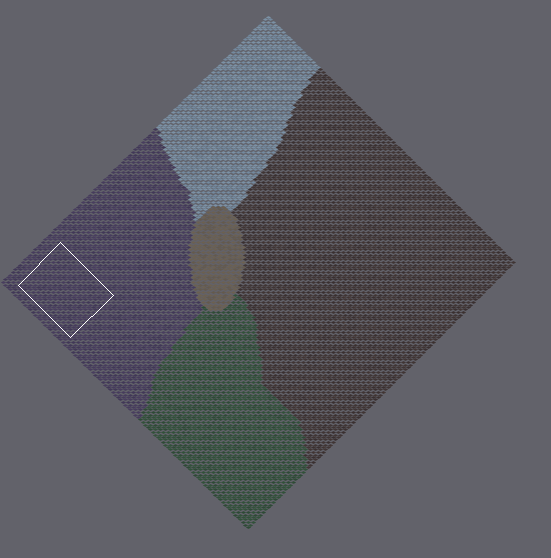
Two states of a Tiled map, assets/maps/arena.tmx. The first picture is a wide view before the edit; the outline marks the close-up.
Close-up. The starting point:
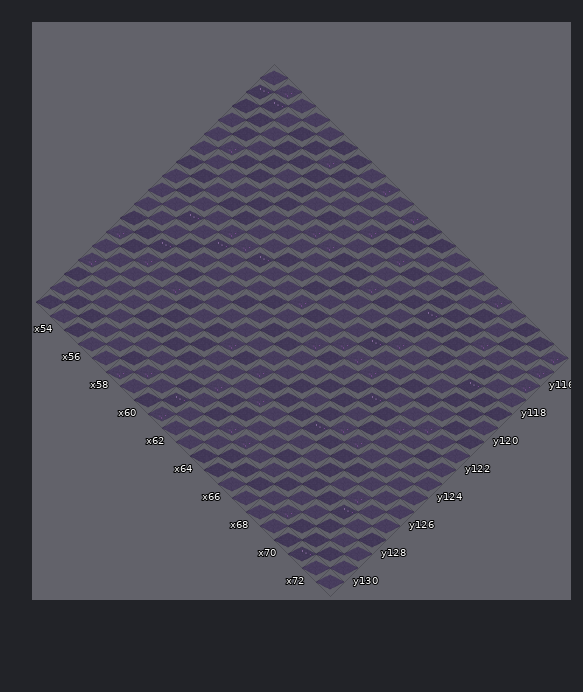
Cells are 64x64 px. Isometric: x runs down to the right, y down to the left. Shown: x 53..73, y 115..131. The commit also changed other parts of the map, which this record leaves out. The old version is drawn lined up with the new one.
Now the later version:
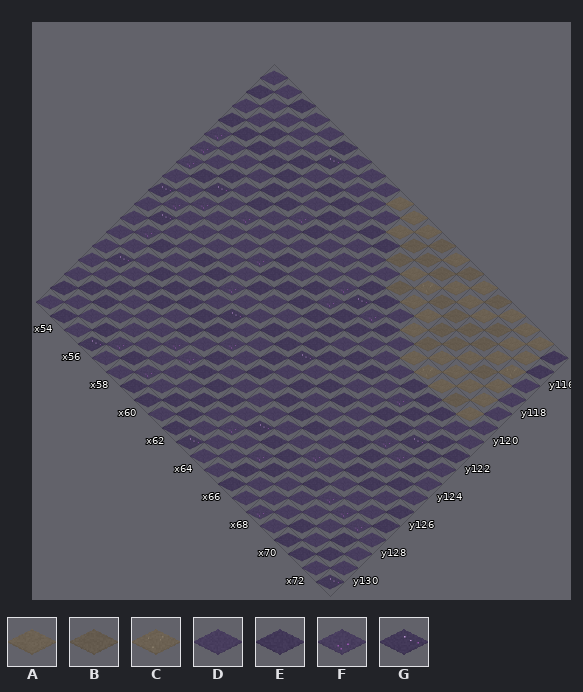
Key: from "arena_tiles": A 0, B 1, C 2, D 8, E 9, F 10, G 11.
_ is an empty cell, . an unchanged one.
From old to new:
map size 120x120 -> 176x176 cells (old content now starts at 28,28; both pictures use the new coordinates)
--- layer "Ground"
@@ x 57..73 @@
-115 ....FDFEEDDDFDEEF
-116 ......EEDDEDEDEDF
-117 .......FEDEEEFDDF
-118 ........DEGEEDED.
-119 ..........EDEDGEE
-120 ..........FDDDEE.
-121 ..............DE.
-122 F.G..............
+115 ....DAAABABABAAAE
+116 ......ABBBAAABAAE
+117 .......BACBBBBACD
+118 ........BAABBABA.
+119 ..........ABAAAAD
+120 ..........DACABA.
+121 ..............ED.
+122 D.F..............
@@ x 71..71 @@
-128 G
+128 F
Pixel boxes of the changes (left, top, right, bottom) in both close-ups:
changed: (372, 191, 565, 442)
changed: (218, 218, 273, 274)
changed: (330, 498, 358, 526)
